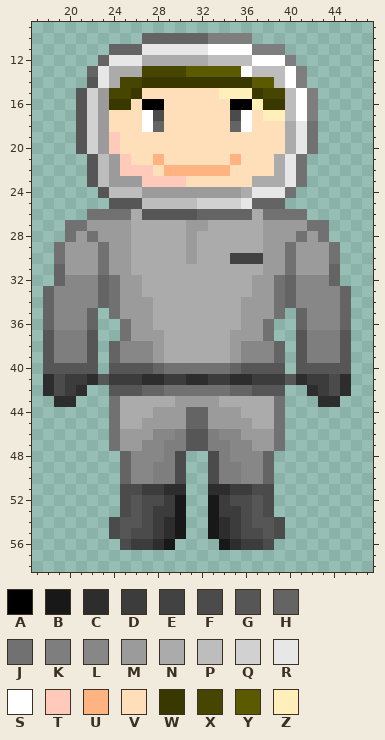
One commit to this pixel-art sprite: graphics/character/down/0.png. That is the earlier state.
The file is 64x64 pixels. Colours within 5 levels of each other are drawn and written as one. Shown: x 17..47, y 9..58.
Palette (. is transparent): A #000000  B #181818  C #2d2d2d  D #3c3c3c  E #424242  F #4b4b4b  G #565656  H #646464  J #717171  K #7e7e7e  L #878787  M #9b9b9b  N #ababab  P #bdbdbd  Q #d1d1d1  R #e7e7e7  S #ffffff  T #ffcaba  U #ffb380  V #ffdfba  W #383800  X #474600  Y #5c5a00  Z #ffefba
New version:
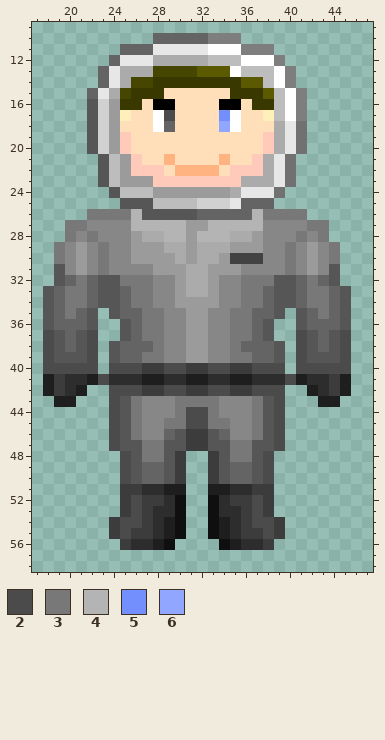
Colours new in this view: 2 #4b4b4b  3 #787878  4 #b4b4b4  5 #738ffe  6 #91a7ff
Commit: design aktualisiert
Change:
colour B: #181818 -> #0f0f0f
colour C: #2d2d2d -> #1e1e1e
colour D: #3c3c3c -> #2d2d2d
colour F: #4b4b4b -> #3c3c3c
Changed rows in their new state; - is a pixel that keeps its letter.
first column x 18:
10 ---------.--------.---------
11 ------.--H--------K--.------
12 -----.H--R--------S--K.-----
13 ----.HR--N---X---SP--SK.----
14 ----.HRN-X--------Y-PSK.----
15 ---.HRN--WW-----VWW-YPSK.---
16 ---.GQM-WV-A----A-VW-PSK.---
17 ---.GQMZ-VS2----5SV--PSK.---
18 ---.GQM--VSH----6SV--NRJ.---
19 ---.GQMT------------TNRJ.---
20 ---.GQMT------------TNRJ.---
21 ----.GPMT-VU----UV-TNRJ.----
22 ----.GPM--TV----VTTTNRJ.----
23 ----.GP--M---TTTTTN--RJ.----
24 -----.G--P-------NR--J.-----
25 ------.--G-------RH--.------
26 ----33334----------43333----
27 --33LLLL44444--44444LLLL33--
28 --3L3LLLM--44-444--MLLL3L3--
29 -3L-L3LLMMM------MMMLL3L-L3-
30 -3L-L3LLMMMM----M---LL3L-L3-
31 -GL-L3LLLLMMM--MMMLLLL3L-LG-
32 -GH3HGG333LLM--MLL333GGH3HG-
33 GH33HGGH33LLM--MLL33HGGH33HG
34 GH33HGGH33LLMMMMLL33HGGH33HG
35 GH3HG-GHH33LLMMLL33HHG-GH3HG
36 GHHHG--GH33LLMMLL33HG--GHHHG
37 2GHG2--GH33LLMMLL33HG--2GHG2
38 2GHG2-GHHH3LLMMLL3HHHG-2GHG2
39 2GGG2-GHH33LLMMLL33HHG-2GGG2
40 22222-222FF22FF22FF222-22222
41 -----2----------------2-----
42 ------222FF22FF22FF222------
43 ------2G3LLL3333LLL3G2------
44 ------2G3LLL3223LLL3G2------
45 ------2G3LL332233LL3G2------
46 ------2G3L-HGFFGH-L3G2------
47 ------2GG33GGFFGG33GG2------
48 -------2G33G----G33G2-------
49 -------2GHHG----GHHG2-------
50 -------2GHHG----GHHG2-------
52 --------2----------2--------
53 --------2----------2--------
54 -------22----------22-------
55 -------2------------2-------
